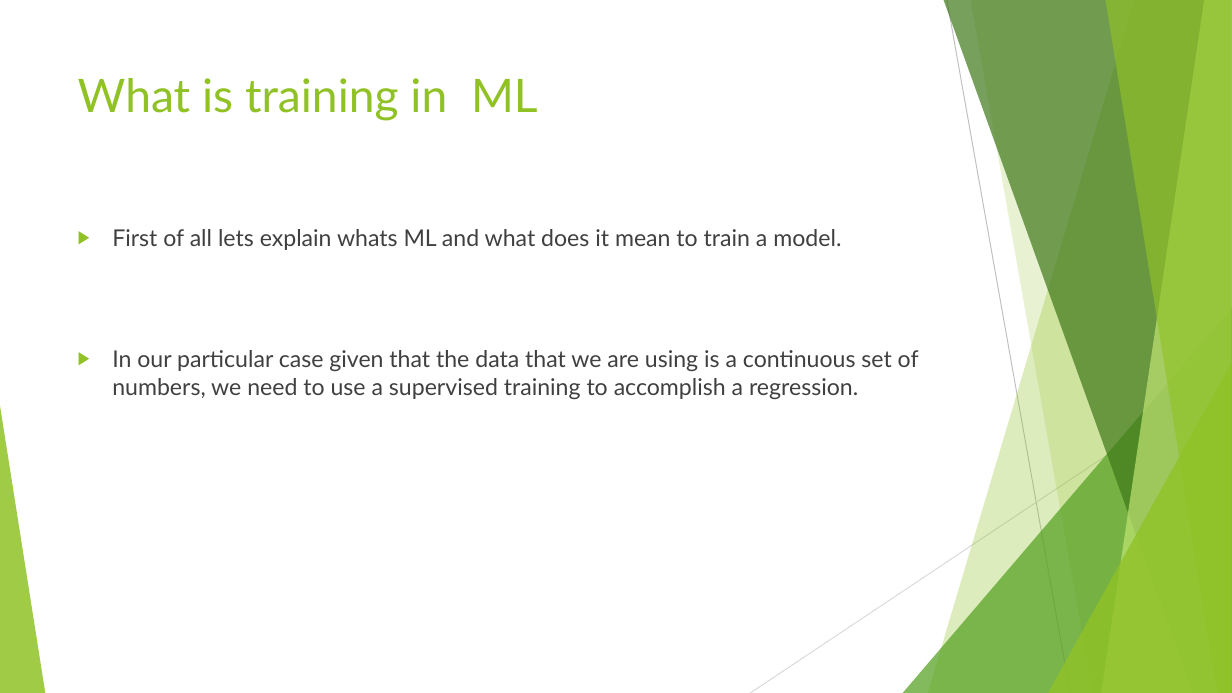
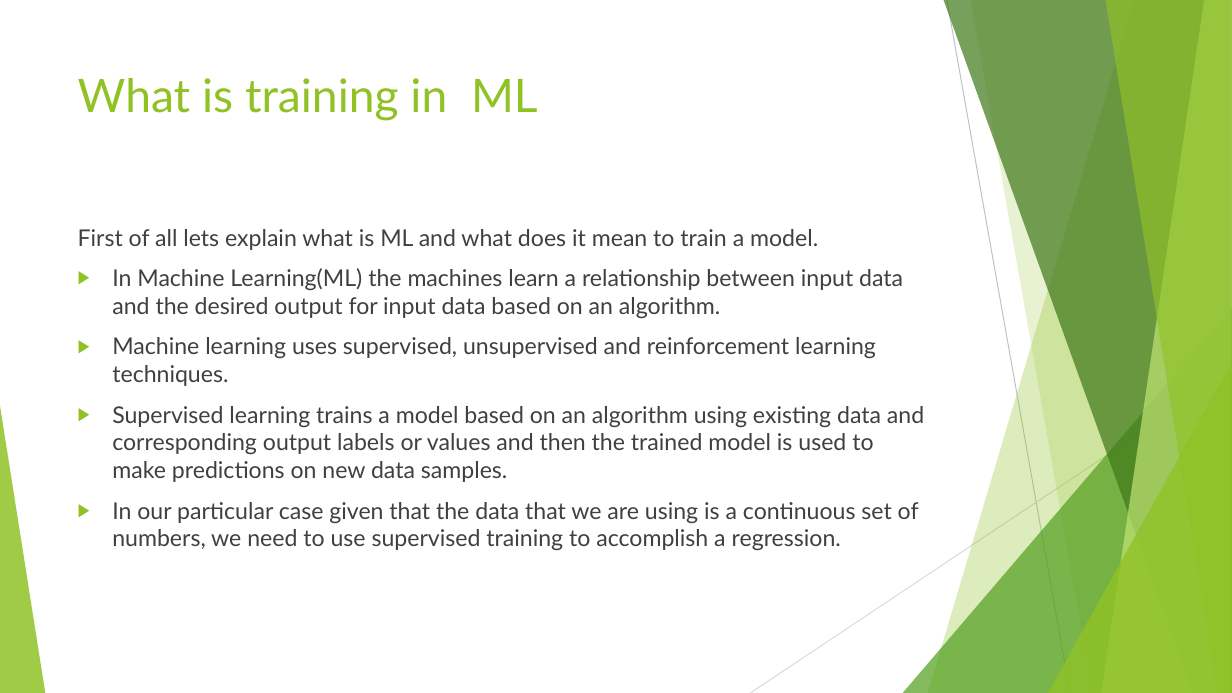
Before and after one commit to drummersoul/Cryptocurrency-Price-Prediction, a slide deck: slide 8 of Power Point Presentations/Presentation Week 3 Group D.pptx. Drawn at 1232x693 pixels with LibreOffice and Linux fonts; fonts in the diff are those of the drawing. Boxes give left, top, right and bottom in pixels: in the first picture for what was removed or moved away, otherwise in the second. Text is boxed around its words. In the diff, an @@ line names an element or a change of style, - is before the commit and + after.

Commit message:
changes ppt

```diff
--- a/Power Point Presentations/Presentation Week 3 Group D.pptx
+++ b/Power Point Presentations/Presentation Week 3 Group D.pptx
@@ text at (x1=78, y1=229, x2=924, y2=550): text changed @@
-▶ First of all lets explain whats ML and what does it mean to train a model.
-▶ In our particular case given that the data that we are using is a continuous set of numbers, we need to use a supervised training to accomplish a regression.
+First of all lets explain what is ML and what does it mean to train a model.
+▶ In Machine Learning(ML) the machines learn a relationship between input data and the desired output for input data based on an algorithm.
+▶ Machine learning uses supervised, unsupervised and reinforcement learning techniques.
+▶ Supervised learning trains a model based on an algorithm using existing data and corresponding output labels or values and then the trained model is used to make predictions on new data samples.
+▶ In our particular case given that the data that we are using is a continuous set of numbers, we need to use supervised training to accomplish a regression.
```
Also in this commit, not shown: 1 other slide changed.
